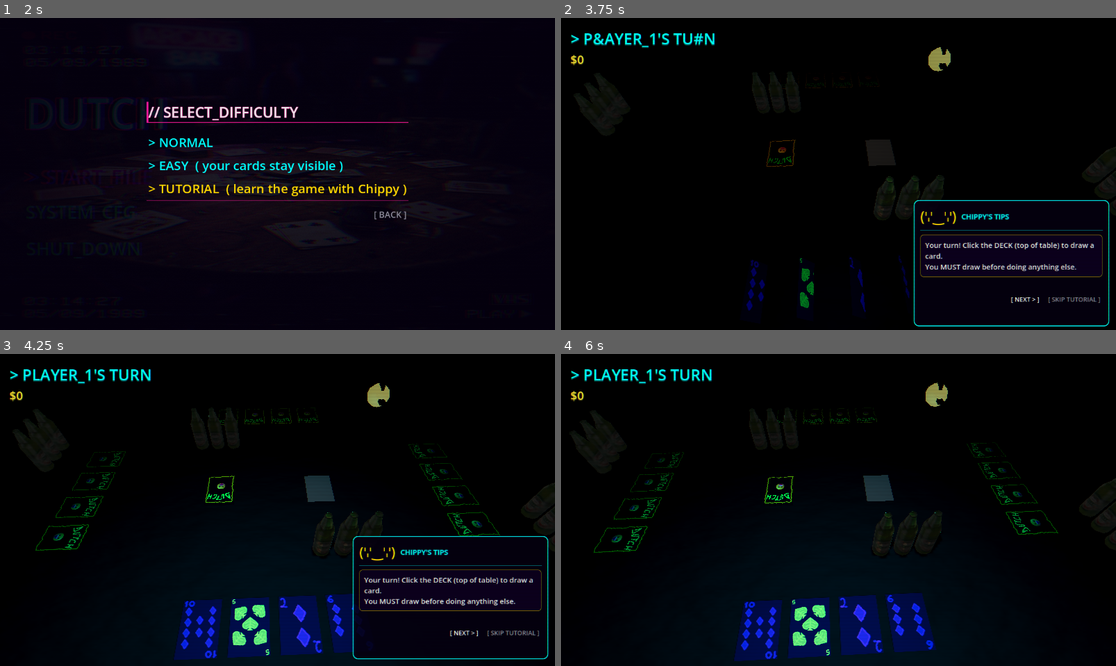
Above: before the commit, frames 1-4 (two rows, left to right).
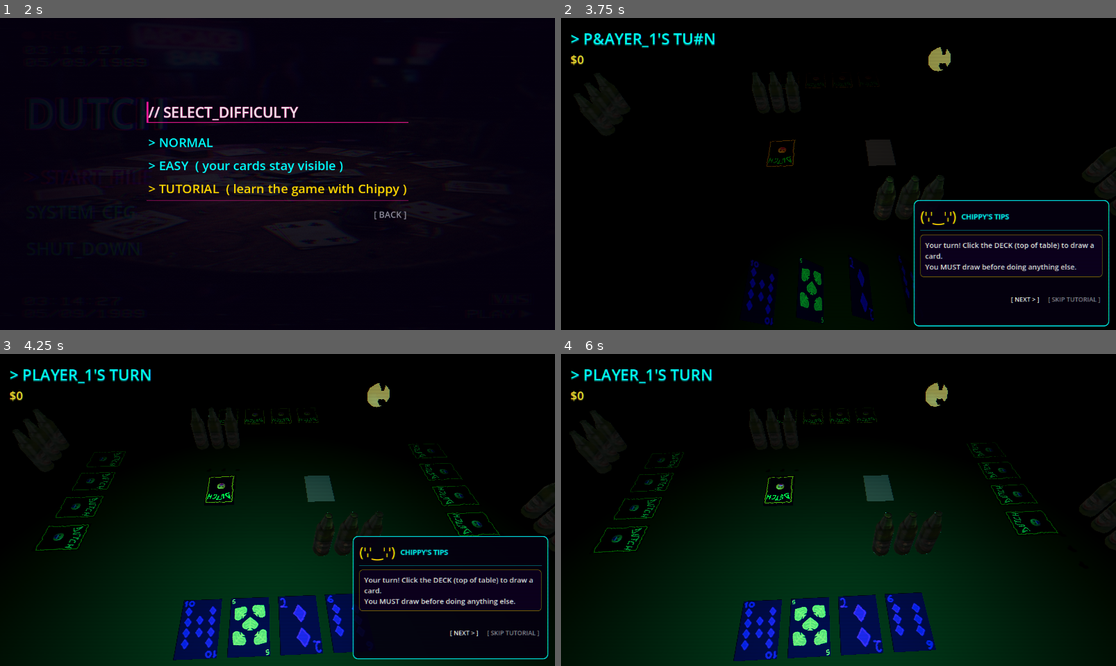
Above: after the commit, the same moments.

Repository: DinVin24/dutch
Game: Godot game, scene res://press_any_key.tscn
Same seed, same stepped clock (60 frames per second), same inputs: the game is played once before the commit and once after it. Sound files missing from this copy of the repository are replaced by a short silence.
Inputs (mouse positions are in pixels of both pictures, inside the frame that each line leads up to):
- Up to frame 1 (2 s): tap Enter (game_confirm_card) at 0.5 s; move the mouse to (399, 158) at 0.52 s; hold D (game_select_right) 0.53-1.25 s; tap E (game_call_dutch) at 0.6 s; click (399, 158) at 0.67 s; tap Space (game_jump_in) at 0.77 s; click "START_FILE" at 1.25 s
- Up to frame 2 (3.75 s): click "> TUTORIAL ( learn the game w…" at 2 s; click "[ NEXT > ]" at 2.75 s; click "[ NEXT > ]" at 3.5 s
- Up to frame 3 (4.25 s): no input
- Up to frame 4 (6 s): click "[ NEXT > ]" at 4.25 s; click "[ SKIP TUTORIAL ]" at 5 s; drag from (727, 525) to (810, 572) at 5.77 s

Frame 1 is identical in both runs. In frame 2, 0.3% of the frame differs, in the area x 36-64%, y 81-99%; in frame 3, 14%; in frame 4, 18%, in the area x 11-89%, y 50-100%.

Commit message:
feat(visuals): replace placeholder table with custom 3D model
Replaces the SubResource BoxMesh table in game_board_3d.tscn with the
new custom table.glb model from assets/models. Cleaned up unused
table-specific sub-resources.

Agent: Executor (Antigravity)

Diff:
--- a/game_board_3d.tscn
+++ b/game_board_3d.tscn
@@ -2,6 +2,7 @@
 
 [ext_resource type="Script" uid="uid://bdxak4r8w6swu" path="res://game_board_3d.gd" id="1_script"]
 [ext_resource type="Shader" uid="uid://chcpger88sefc" path="res://shaders/crt_glitch.gdshader" id="2_shader"]
+[ext_resource type="PackedScene" uid="uid://table_model" path="res://assets/models/table.glb" id="3_table"]
 
 [sub_resource type="Environment" id="Environment_1"]
 background_mode = 1
@@ -16,17 +17,6 @@
 volumetric_fog_density = 0.0
 volumetric_fog_albedo = Color(0.05, 0.05, 0.05, 1)
 
-[sub_resource type="BoxMesh" id="BoxMesh_Table"]
-size = Vector3(15, 0.2, 10)
-
-[sub_resource type="StandardMaterial3D" id="StandardMaterial3D_Table"]
-albedo_color = Color(0.1, 0.09, 0.08, 1)
-metallic = 0.05
-roughness = 0.9
-emission_enabled = true
-emission = Color(0.1, 0.08, 0.05, 1)
-emission_energy_multiplier = 0.02
-
 [sub_resource type="PlaneMesh" id="PlaneMesh_Grass"]
 size = Vector2(100, 100)
 
@@ -86,9 +76,8 @@
 transform = Transform3D(1, 0, 0, 0, 0.6354183, 0.77216816, 0, -0.77216816, 0.6354183, 0, 6.1097326, 5.7597327)
 fov = 60.0
 
-[node name="Table" type="MeshInstance3D" parent="." unique_id=1174919008]
-mesh = SubResource("BoxMesh_Table")
-surface_material_override/0 = SubResource("StandardMaterial3D_Table")
+[node name="Table" parent="." instance=ExtResource("3_table")]
+unique_id = 1174919008
 
 [node name="Grass" type="MeshInstance3D" parent="." unique_id=990473504]
 transform = Transform3D(1, 0, 0, 0, 1, 0, 0, 0, 1, 0, -1, 0)
Not shown, changed: commit_msg.txt
